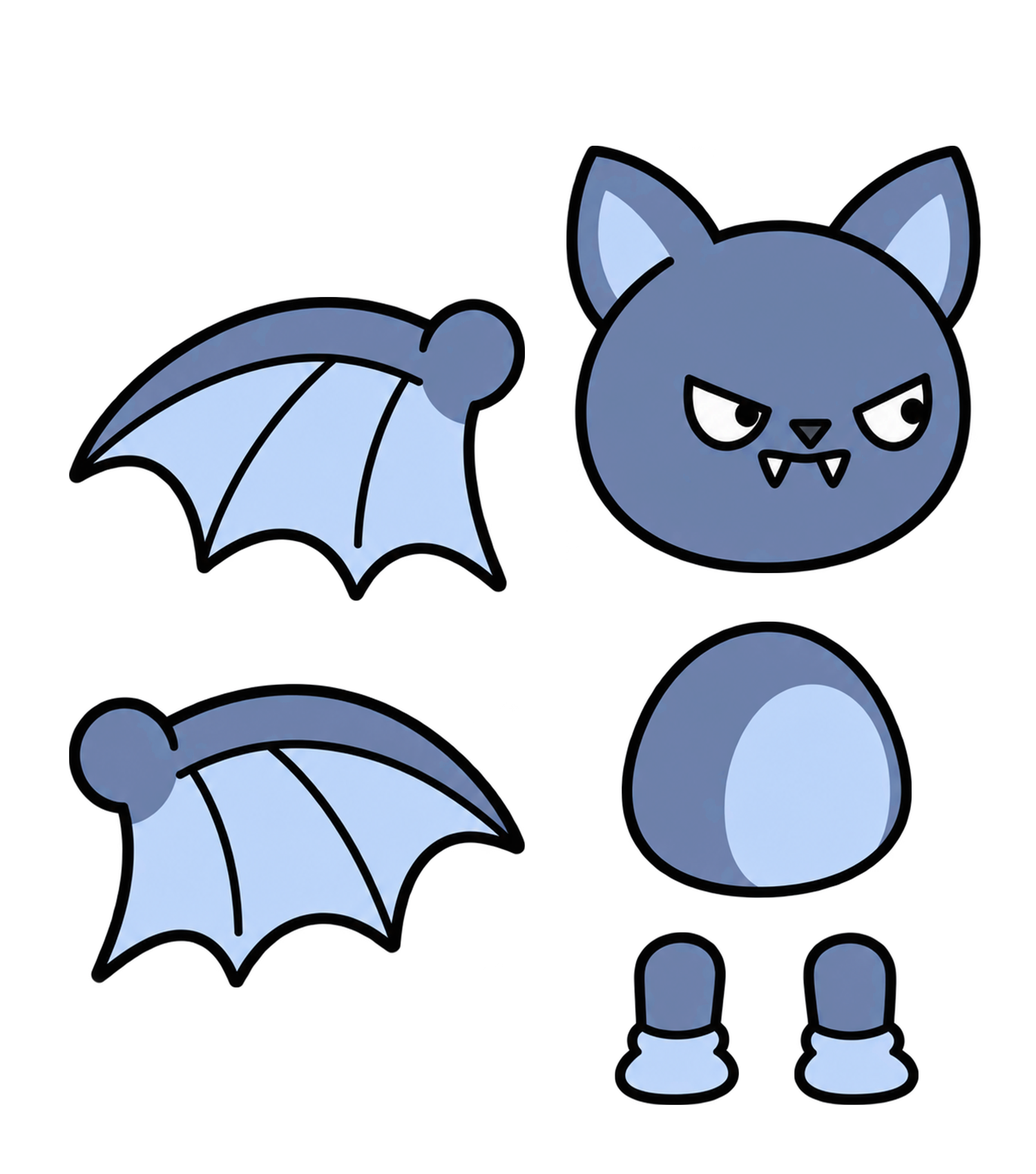
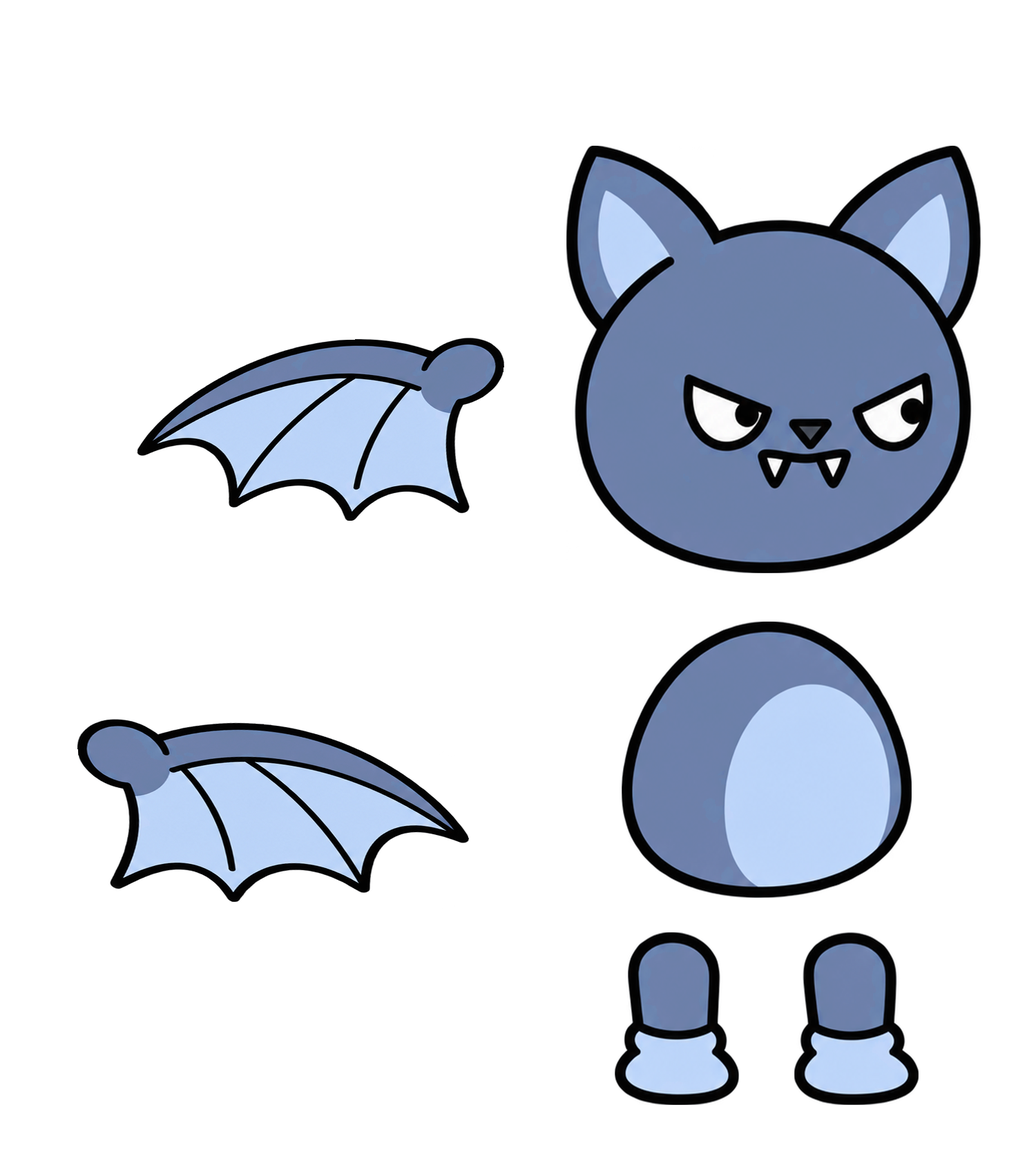
Comparing the layer stacks of the two 1036px x 1174px images. Changes:
painted on "날개1" over (x1=69, y1=296, x2=525, y2=601)
painted on "날개2" over (x1=69, y1=683, x2=525, y2=988)
painted on "다리1" over (x1=614, y1=932, x2=739, y2=1105)
